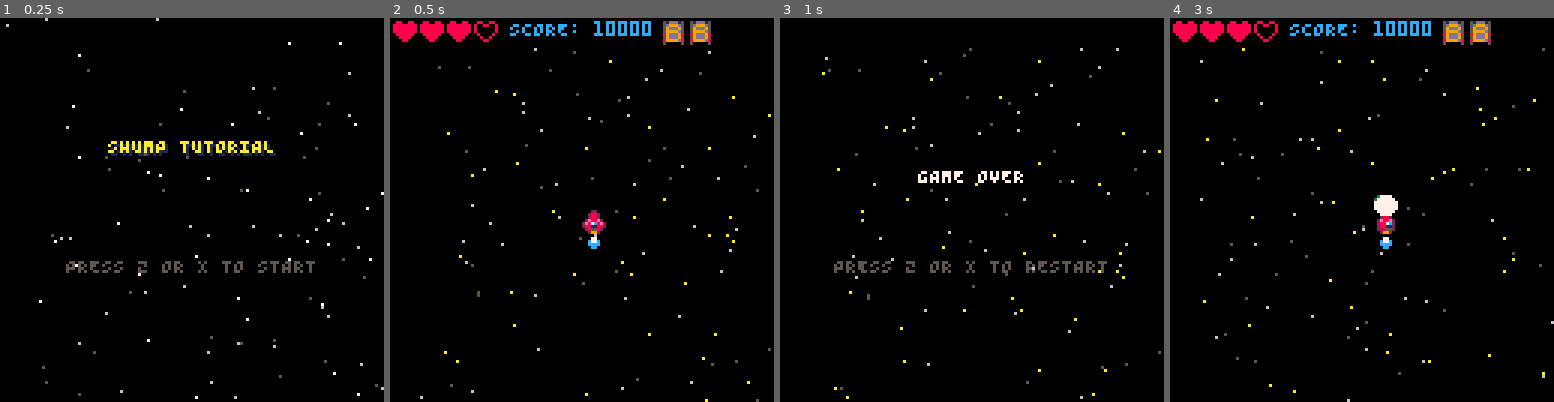
Above: before the commit, frames 1-4 (left to right).
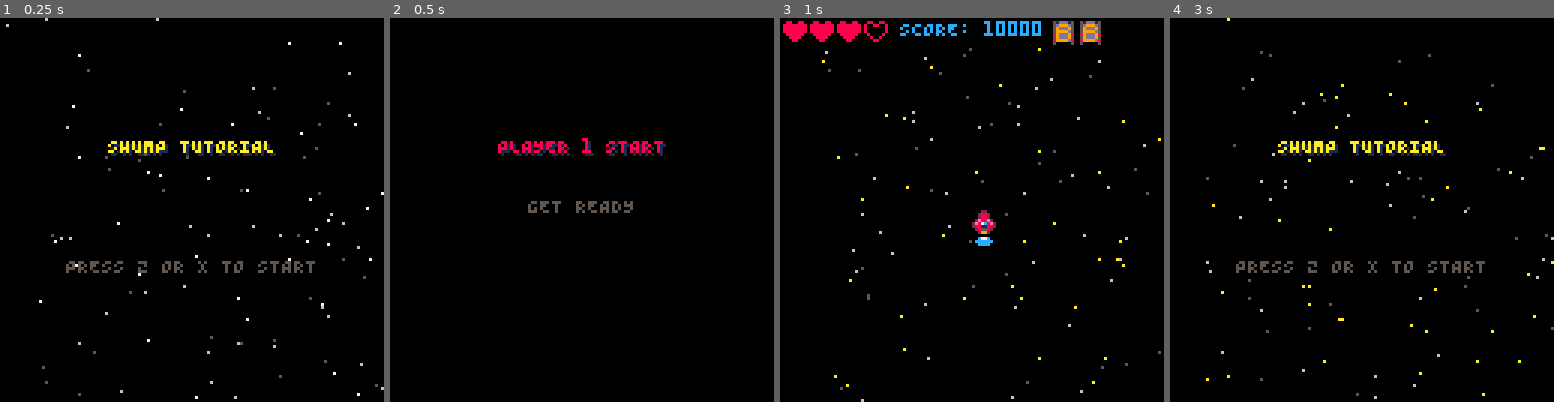
Above: after the commit, the same moments.

Repository: ProfSFrink/pico-8_shump_tutorial
Game: PICO-8 cartridge shump.p8
The game is run twice, just before and just after one commit, with the same random seed, the same clock (stepped at 60 frames per second) and the same inputs.
Inputs:
- Up to frame 1 (0.25 s): no input
- Up to frame 2 (0.5 s): tap X (X key) at 0.33 s
- Up to frame 3 (1 s): tap O (Z key) at 0.7 s
- Up to frame 4 (3 s): tap X (X key) at 1.07, 1.85, 2.97 s; hold Right 1.6-2.1 s; tap O (Z key) every 0.4 s from 1.7 to 2.9 s; hold Up 2.15-2.42 s; hold Right from 2.47 s (still down)

Frame 1 is identical in both runs. In frame 2, 4.3% of the frame differs, in the area x 0-100%, y 0-100%; in frame 3, 4.4%; in frame 4, 5.5%.

Commit message:
- (refactor) rename start state to title.
- (refactor) adds start state between title and game.
- (feat) add start game screen before game starts.

Diff:
--- a/display/draw.lua
+++ b/display/draw.lua
@@ -30,8 +30,8 @@
 
 end
 
---draws the start screen
-function drawStart()
+--draws the title screen
+function drawTitle()
     cls(0)
 
 	updateStarfield()
@@ -45,6 +45,26 @@
 	?start,calcCentreX(start), 80, blink()
 end
 
+--draw the start game screen
+function drawStart()
+	cls(0)
+
+	startTimer += 1
+
+	local start="PLAYER 1 START"
+	local getReady="GET READY"
+
+	?start,calcCentreX(start)+1, 41, 1
+	?start,calcCentreX(start), 40, 8
+
+	?getReady,calcCentreX(getReady), 60, blink()
+
+	--holds screen for 60 frames (2 secs)
+	if startTimer > 60 then
+		startGame()
+	end
+end
+
 --draws the game over screen
 function drawGameOver()
     cls(0)
--- a/display/update.lua
+++ b/display/update.lua
@@ -96,12 +96,21 @@
 	end
 end
 
+--updates the title screen
+function updateTitle()
+	if btnp(4) or btnp(5) then
+		showStart()
+	end
+end
+
+--update the start screen
 function updateStart()
 	if btnp(4) or btnp(5) then
 		startGame()
 	end
 end
 
+--update the game over screen
 function updateGameOver()
 	if btnp(4) or btnp(5) then
 		restartGame()
--- a/main.lua
+++ b/main.lua
@@ -18,9 +18,9 @@
 
 	blinkT=0
 
-	states={start="start", game="game", gameOver="gameOver"}
+	states={title="title", start="start", game="game", gameOver="gameOver"}
 
-	mode=states.start
+	mode=states.title
 
 	createStarfield(true)
 end
@@ -32,6 +32,8 @@
 
 	if mode == states.game then
 		updateGame()
+	elseif mode == states.title then
+		updateTitle()
 	elseif mode == states.start then
 		updateStart()
 	elseif mode == states.gameOver then
@@ -44,6 +46,8 @@
 function _draw()
 	if mode == states.game then
 		drawGame()
+	elseif mode == states.title then
+		drawTitle()
 	elseif mode == states.start then
 		drawStart()
 	elseif mode == states.gameOver then
@@ -95,8 +99,15 @@
 	createStarfield(false)
 end
 
+--start game screen
+function showStart()
+	startTimer=0
+
+	mode=states.start
+end
+
 --restart the game
 function restartGame()
-	mode=states.start
+	mode=states.title
 	createStarfield(true)
 end
